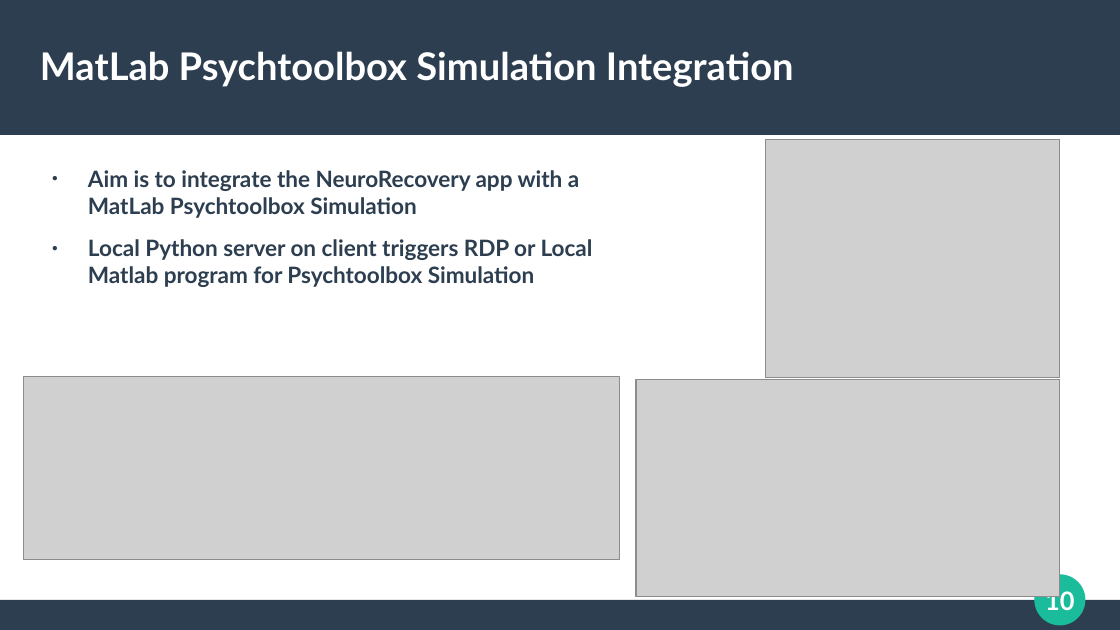
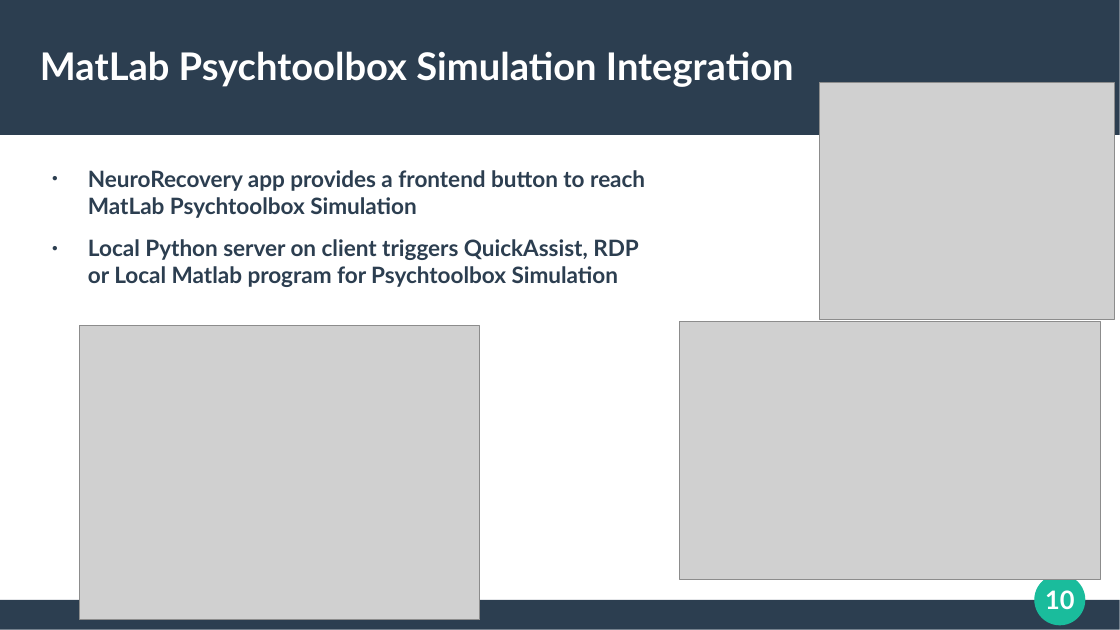
Before and after one commit to mark-ruddy/neurorecovery, a slide deck: slide 10 of report/neurorecovery_final_presentation.pptx. Drawn at 1120x630 pixels with LibreOffice and Linux fonts; fonts in the diff are those of the drawing; grey boxes stand for pictures. Boxes give left, top, right and bottom in pixels: in the first picture for what was removed or moved away, otherwise in the second. Text is boxed around its words. In the diff, an @@ line names an element or a change of style, - is before the commit and + after.

Commit message:
refactor rdp launcher python

```diff
--- a/report/neurorecovery_final_presentation.pptx
+++ b/report/neurorecovery_final_presentation.pptx
@@ picture: place and size @@
-picture at bbox=[765, 140, 1060, 377]
+picture at bbox=[820, 83, 1115, 320]
@@ text at bbox=[88, 170, 645, 287]: text changed @@
-● Aim is to integrate the NeuroRecovery app with a MatLab Psychtoolbox Simulation
-● Local Python server on client triggers RDP or Local Matlab program for Psychtoolbox Simulation
+● NeuroRecovery app provides a frontend button to reach MatLab Psychtoolbox Simulation
+● Local Python server on client triggers QuickAssist, RDP or Local Matlab program for Psychtoolbox Simulation
@@ picture added at bbox=[80, 326, 481, 620] @@
@@ picture: place and size @@
-picture at bbox=[636, 380, 1060, 597]
+picture at bbox=[680, 322, 1101, 580]
@@ picture removed at bbox=[23, 377, 620, 560] @@
```
Also in this commit, not shown: 1 other slide changed, 2 other files.
